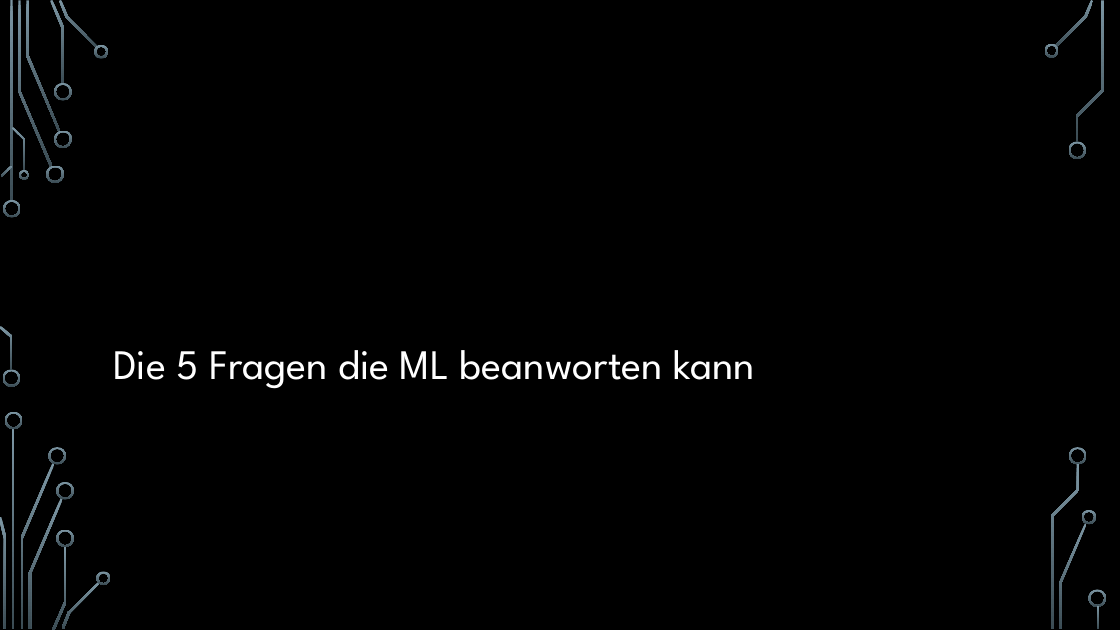
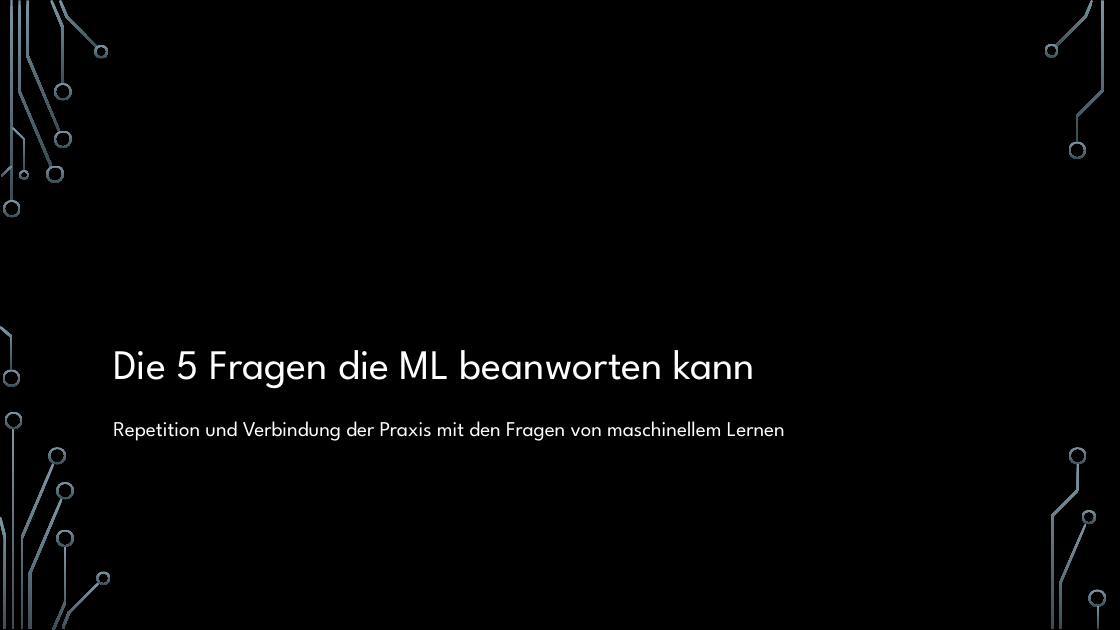
Before and after one commit to hacpro/introduction-machine-learning, a slide deck: slide 30 of presentation.pptx (slide 28 before the commit). Drawn at 1120x630 pixels with LibreOffice and Linux fonts; fonts in the diff are those of the drawing; background and template pictures are left out. Boxes give left, top, right and bottom in pixels: in the first picture for what was removed or moved away, otherwise in the second. Text is boxed around its words. In the diff, an @@ line names an element or a change of style, - is before the commit and + after.

```diff
--- a/presentation.pptx
+++ b/presentation.pptx
@@ text added at bbox=[113, 421, 785, 441], 18 pt, text #FFFFFF @@
+Repetition und Verbindung der Praxis mit den Fragen von maschinellem Lernen
```
Also in this commit, not shown: 19 other slides changed, 2 slides added.
